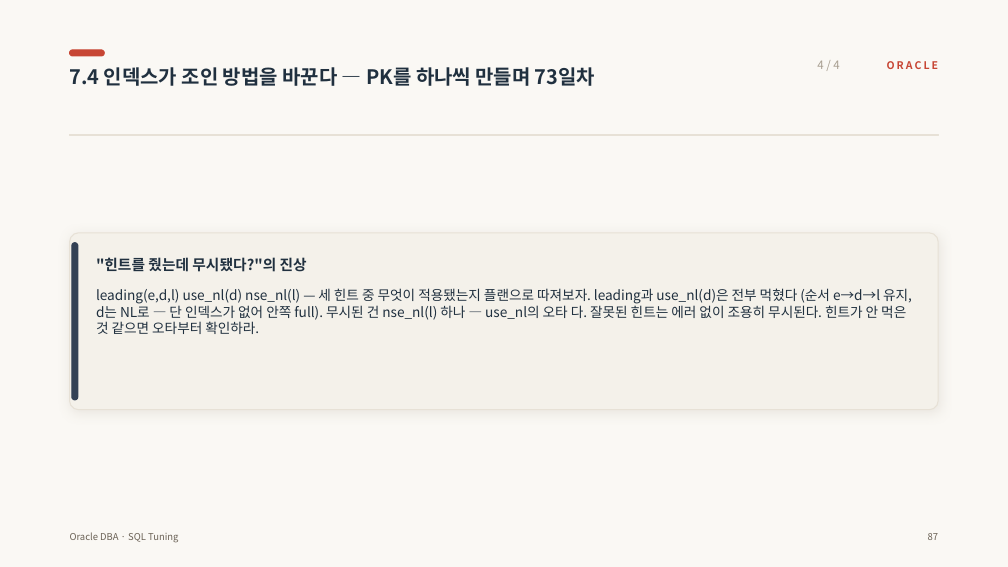
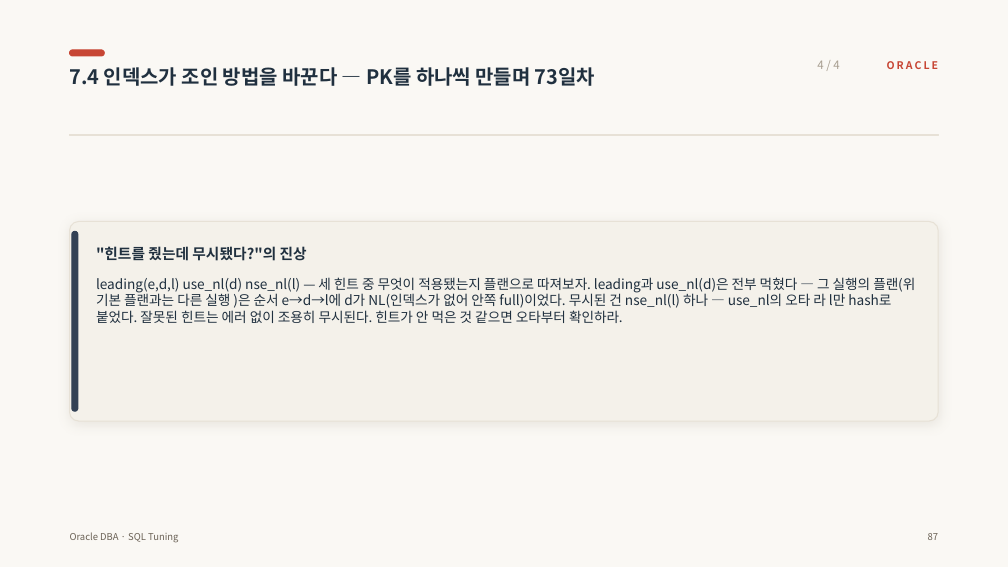
Before and after one commit to jokwangwon/ora-ppt-gen, a slide deck: slide 96 of files/sql_tuning.pptx. Drawn at 1008x567 pixels with LibreOffice and Linux fonts; fonts in the diff are those of the drawing. Boxes give left, top, right and bottom in pixels: in the first picture for what was removed or moved away, otherwise in the second. Text is boxed around its words. In the diff, an @@ line names an element or a change of style, - is before the commit and + after.

```diff
--- a/files/sql_tuning.pptx
+++ b/files/sql_tuning.pptx
@@ rounded rectangle: place and size @@
-rounded rectangle at [70,233,938,410]
+rounded rectangle at [70,222,938,421]
@@ rounded rectangle at [70,222,938,421]: proportions changed @@
@@ rounded rectangle: place and size @@
-rounded rectangle at [72,243,78,400]
+rounded rectangle at [72,231,78,411]
@@ text ""힌트를 줬는데 무시됐다?"의 진상": place and size @@
-text ""힌트를 줬는데 무시됐다?"의 진상" at [96,257,307,272]
+text ""힌트를 줬는데 무시됐다?"의 진상" at [96,246,307,261]
@@ text at [96,277,915,323]: text changed @@
-leading(e,d,l) use_nl(d) nse_nl(l) — 세 힌트 중 무엇이 적용됐는지 플랜으로 따져보자. leading과 use_nl(d)은 전부 먹혔다 (순서 e→d→l 유지, d는 NL로 — 단 인덱스가 없어 안쪽 full). 무시된 건 nse_nl(l) 하나 — use_nl의 오타 다. 잘못된 힌트는 에러 없이 조용히 무시된다. 힌트가 안 먹은 것 같으면 오타부터 확인하라.
+leading(e,d,l) use_nl(d) nse_nl(l) — 세 힌트 중 무엇이 적용됐는지 플랜으로 따져보자. leading과 use_nl(d)은 전부 먹혔다 — 그 실행의 플랜(위 기본 플랜과는 다른 실행 )은 순서 e→d→l에 d가 NL(인덱스가 없어 안쪽 full)이었다. 무시된 건 nse_nl(l) 하나 — use_nl의 오타 라 l만 hash로 붙었다. 잘못된 힌트는 에러 없이 조용히 무시된다. 힌트가 안 먹은 것 같으면 오타부터 확인하라.
```
Also in this commit, not shown: 27 other slides changed, 1 slide added, 14 other files.
